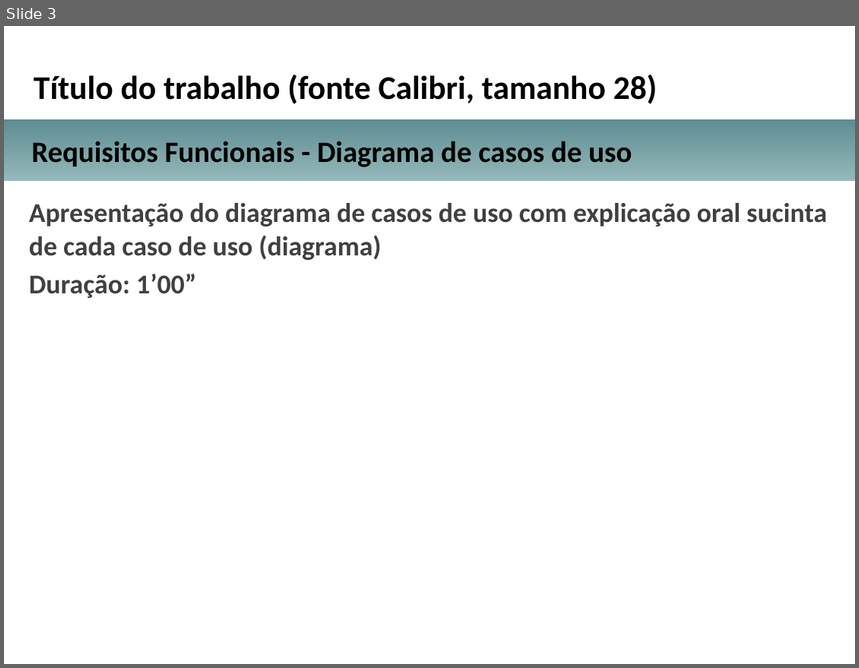
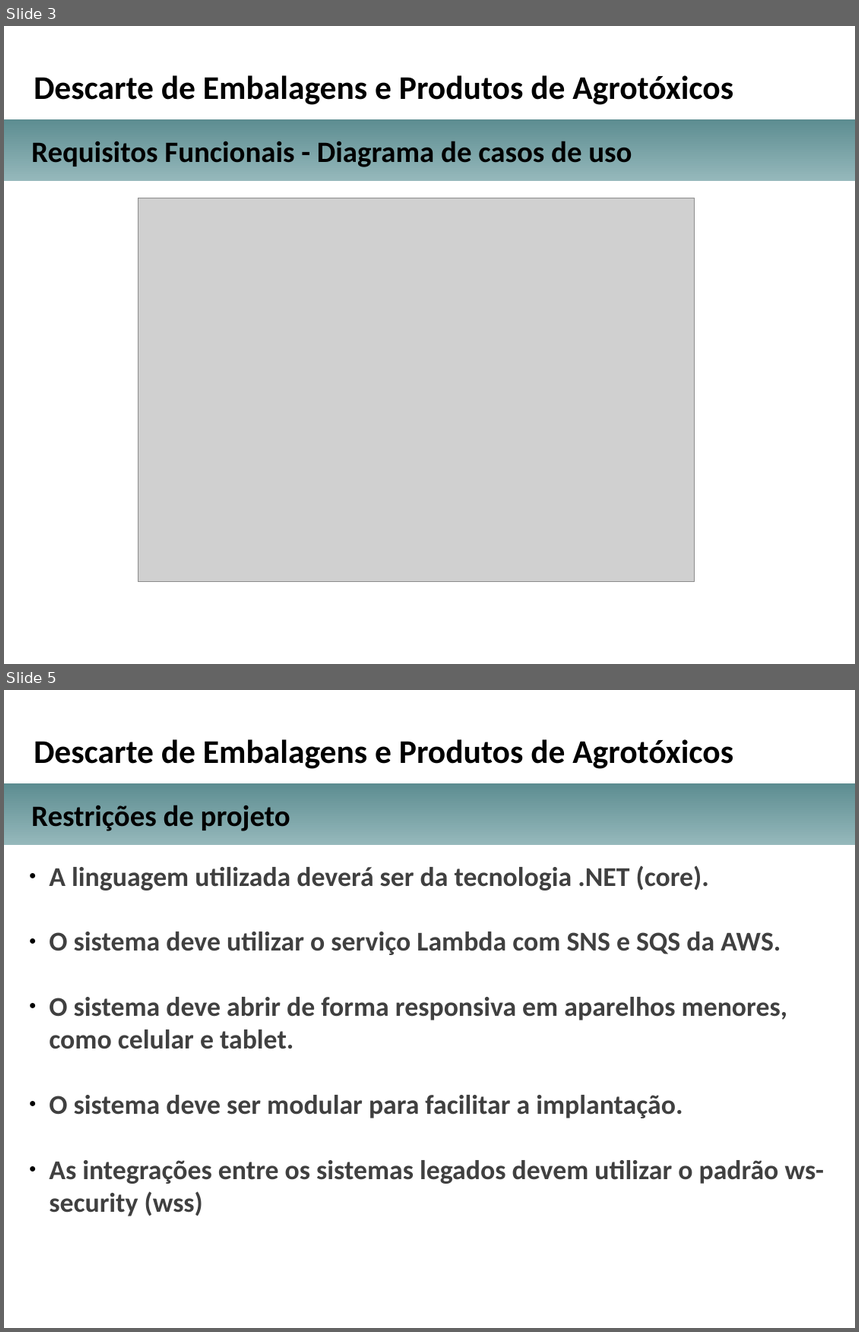
Before and after one commit to michellerodrigues/AgendamentoLambda, a slide deck: docs_tcc/apresentacao_projeto_arquitetural_TCC.pptx. Shown one above the other, each under a label of ours: slide 3 before the commit, slides 3 and 5 after it; the slides between them are not shown. The pictures are 859x668 and 859x1332 pixels, drawn with LibreOffice and Linux fonts; fonts in the diff are those of the drawing; grey boxes stand for pictures; background and template pictures are left out. Boxes give left, top, right and bottom in pixels: in the first picture for what was removed or moved away, otherwise in the second. Text is boxed around its words. In the diff, an @@ line names an element or a change of style, - is before the commit and + after.

```diff
--- a/docs_tcc/apresentacao_projeto_arquitetural_TCC.pptx
+++ b/docs_tcc/apresentacao_projeto_arquitetural_TCC.pptx
@@ slide 5 added at (4, 690, 855, 1328), background picture (left out) @@
@@ text added at (34, 739, 734, 769), 28 pt, text #000000, bold @@
+Descarte de Embalagens e Produtos de Agrotóxicos
@@ rectangle added at (4, 783, 855, 846), fill gradient #95B8BB to #5D8D91 @@
@@ text added at (31, 805, 291, 831), 25 pt, text #000000, bold @@
+Restrições de projeto
@@ text added at (49, 866, 825, 1217), 23 pt, text #404040, bold @@
+● A linguagem utilizada deverá ser da tecnologia .NET (core).
+● O sistema deve utilizar o serviço Lambda com SNS e SQS da AWS.
+● O sistema deve abrir de forma responsiva em aparelhos menores, como celular e tablet.
+● O sistema deve ser modular para facilitar a implantação.
+● As integrações entre os sistemas legados devem utilizar o padrão ws-security (wss)
@@ slide 3 changed as well @@
@@ text at (34, 75, 734, 105): text changed @@
-Título do trabalho (fonte Calibri, tamanho 28)
+Descarte de Embalagens e Produtos de Agrotóxicos
@@ text removed at (29, 203, 827, 298) @@
-Apresentação do diagrama de casos de uso com explicação oral sucinta de cada caso de uso (diagrama)
-Duração: 1’00”
@@ picture added at (138, 198, 694, 582) @@
```
Also in this commit, not shown: 3 other slides changed, 6 other slides added, 7 slides removed, 1 other file.
